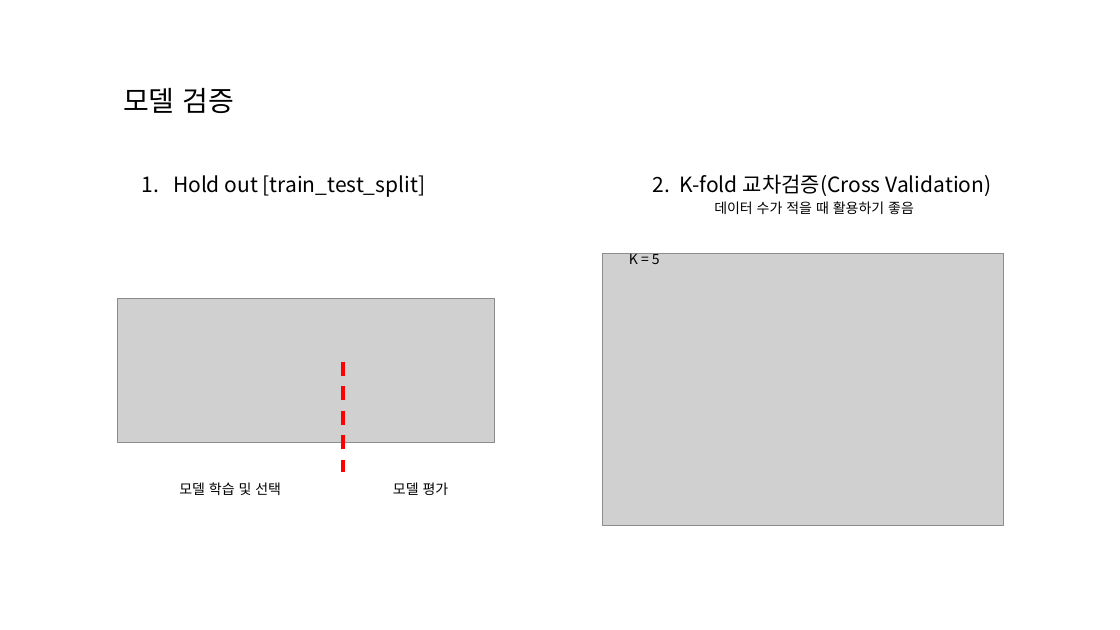
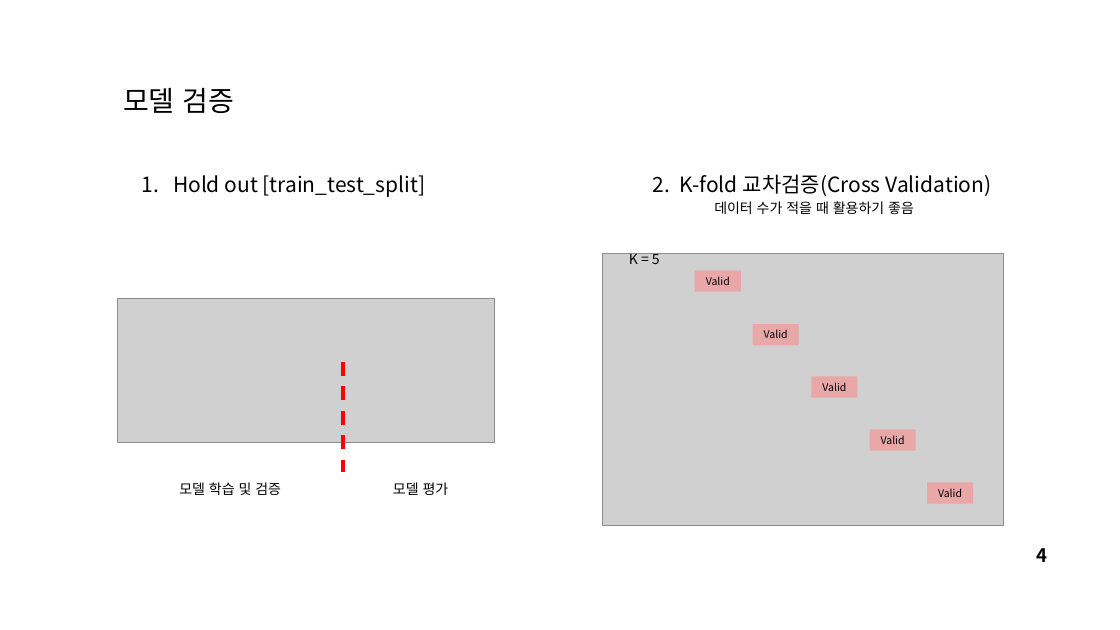
Before and after one commit to lsj7087/22.09-23.08_Baf_Management, a slide deck: slide 5 of 220924_session3/220924_세션3_모델평가_하이퍼파라미터튜닝.pptx. Drawn at 1120x630 pixels with LibreOffice and Linux fonts; fonts in the diff are those of the drawing; grey boxes stand for pictures; background and template pictures are left out. Boxes give left, top, right and bottom in pixels: in the first picture for what was removed or moved away, otherwise in the second. Text is boxed around its words. In the diff, an @@ line names an element or a change of style, - is before the commit and + after.

```diff
--- a/220924_session3/220924_세션3_모델평가_하이퍼파라미터튜닝.pptx
+++ b/220924_session3/220924_세션3_모델평가_하이퍼파라미터튜닝.pptx
@@ rectangle added at [695, 271, 741, 292], fill #EAA7A7, 9 pt, text #000000 @@
+Valid
@@ rectangle added at [753, 324, 799, 345], fill #EAA7A7, 9 pt, text #000000 @@
+Valid
@@ rectangle added at [812, 376, 858, 397], fill #EAA7A7, 9 pt, text #000000 @@
+Valid
@@ rectangle added at [870, 429, 916, 450], fill #EAA7A7, 9 pt, text #000000 @@
+Valid
@@ text at [179, 482, 281, 495]: text changed @@
-모델 학습 및 선택
+모델 학습 및 검증
@@ rectangle added at [928, 482, 974, 503], fill #EAA7A7, 9 pt, text #000000 @@
+Valid
@@ page number added at [1036, 548, 1047, 562], 16 pt, text #000000, bold @@
+4
```
Also in this commit, not shown: 10 other slides changed, 2 slides added, 1 other file.
